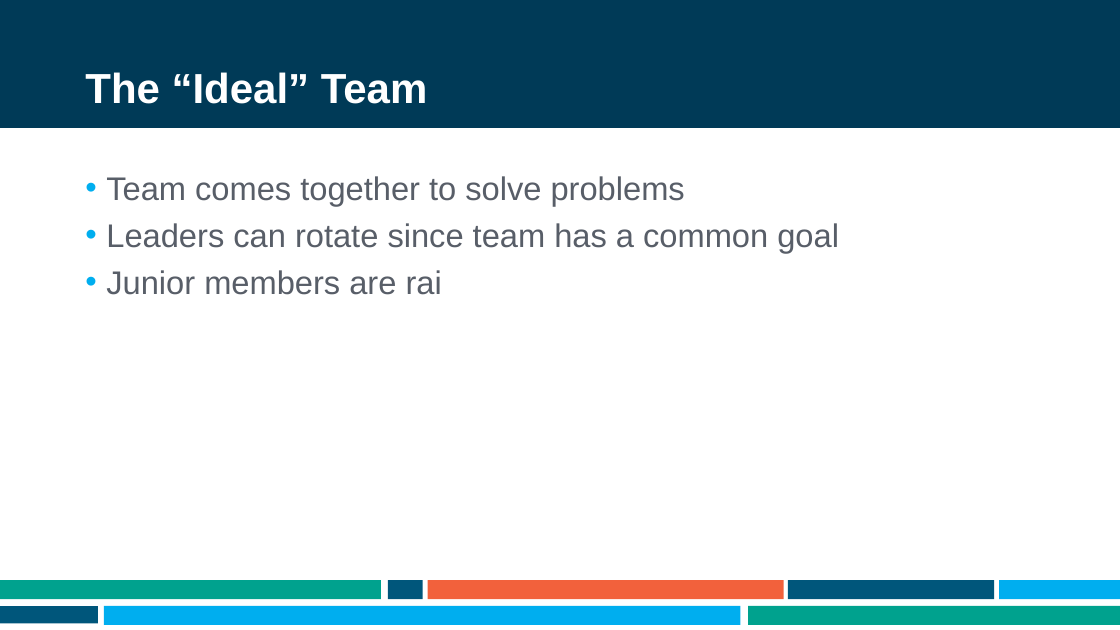
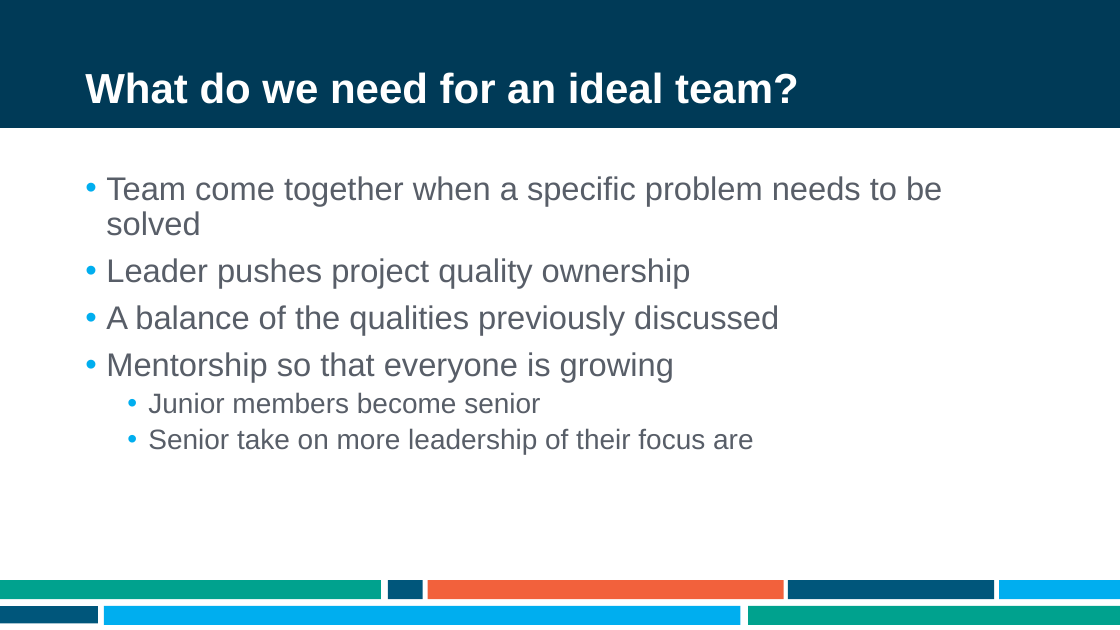
Before and after one commit to ademing/nebraska-code-2021, a slide deck: slide 25 of Presentation.pptx. Drawn at 1120x630 pixels with LibreOffice and Linux fonts; fonts in the diff are those of the drawing; background and template pictures are left out. Boxes give left, top, right and bottom in pixels: in the first picture for what was removed or moved away, otherwise in the second. Text is boxed around its words. In the diff, an @@ line names an element or a change of style, - is before the commit and + after.

Commit message:
Finitshed initial draft of the ideal team

```diff
--- a/Presentation.pptx
+++ b/Presentation.pptx
@@ title at [85, 72, 799, 104]: text changed @@
-The “Ideal” Team
+What do we need for an ideal team?
@@ text at [106, 176, 942, 454]: text changed @@
-• Team comes together to solve problems
-• Leaders can rotate since team has a common goal
-• Junior members are rai
+• Team come together when a specific problem needs to be solved
+• Leader pushes project quality ownership
+• A balance of the qualities previously discussed
+• Mentorship so that everyone is growing
+  • Junior members become senior
+  • Senior take on more leadership of their focus are
```
Also in this commit, not shown: 2 slides added.
